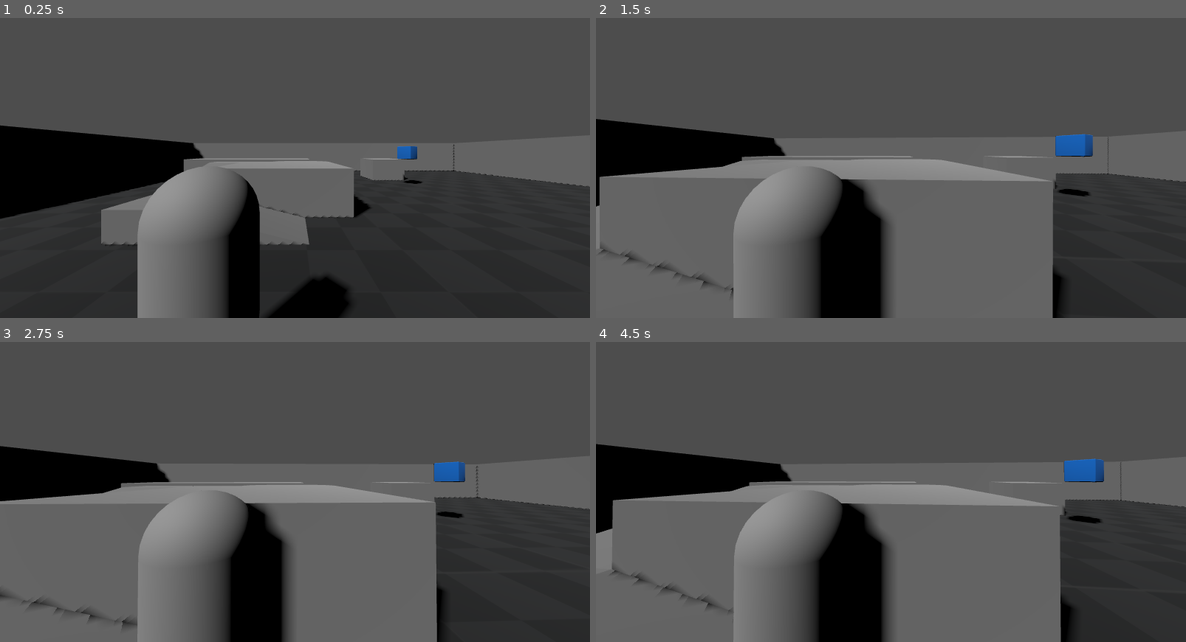
Above: before the commit, frames 1-4 (two rows, left to right).
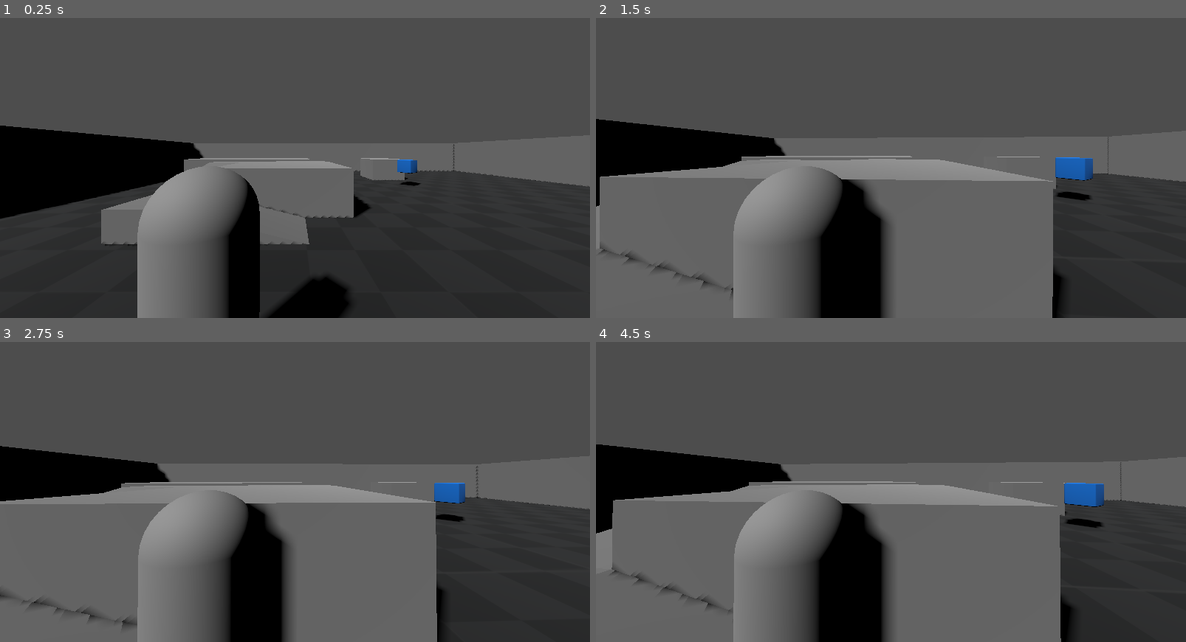
Above: after the commit, the same moments.

Repository: adamvirtualspace-lab/gravity-player
Game: Godot game, scene res://game/player/levels/level_player_test.tscn
Two runs of this game, one before a commit and one after it. Both use one fixed random seed, a clock stepped at 60 frames per second and the inputs below.
Inputs (mouse positions are in pixels of both pictures, inside the frame that each line leads up to):
- Up to frame 1 (0.25 s): no input
- Up to frame 2 (1.5 s): move the mouse to (920, 150) at 0.52 s; hold W (MoveForward) from 0.53 s (still down); move the mouse to (861, 153) at 1.27 s
- Up to frame 3 (2.75 s): keep holding W (MoveForward); tap Enter at 2 s; move the mouse to (306, 471) at 2.02 s
- Up to frame 4 (4.5 s): keep holding W (MoveForward); tap Space at 2.75, 4.25 s; move the mouse to (885, 483) at 2.77 s; tap Enter at 3.5 s; move the mouse to (932, 480) at 3.52 s; move the mouse to (843, 474) at 4.27 s

The runs differ from the first frame. In frame 1, 0.5% of the frame differs, in the area x 0-100%, y 35-76%; in frame 2, 1.2%; in frame 3, 0.9%; in frame 4, 1.4%, in the area x 0-100%, y 33-100%.

Commit message:
Tries Simulate physics

Diff:
--- a/game/player/levels/level_player_test.tscn
+++ b/game/player/levels/level_player_test.tscn
@@ -15,9 +15,6 @@
 
 [sub_resource type="ConcavePolygonShape3D" id="ConcavePolygonShape3D_0iibd"]
 data = PackedVector3Array(1, -1, 0, 1, 0, 1, 1, 0, 0, 0, 0, 1, 0, -1, 0, 0, 0, 0, 0, 0, 1, 0, 0, 0, 1, 0, 0, 1, 0, 1, 0, 0, 1, 1, 0, 0, 0, 0, 0, 0, -1, 0, 1, -1, 0, 1, 0, 0, 0, 0, 0, 1, -1, 0, 0, -1, 0, 1, 0, 1, 1, -1, 0, 0, 0, 1, 1, 0, 1, 0, -1, 0)
-
-[sub_resource type="PhysicsMaterial" id="PhysicsMaterial_14i2g"]
-bounce = 0.2
 
 [sub_resource type="BoxShape3D" id="BoxShape3D_14i2g"]
 
@@ -107,15 +104,11 @@
 shape = SubResource("ConcavePolygonShape3D_0iibd")
 
 [node name="SM_ChamferCube3" parent="ThirdPersonMap_Meshes" index="4" unique_id=982378669]
-transform = Transform3D(0.5, 0.86602545, 0, 0, 0, 1, 0.86602545, -0.50000006, 0, 5.5, 2.6404037, 23.4)
-
-[node name="StaticBody3D" type="RigidBody3D" parent="ThirdPersonMap_Meshes/SM_ChamferCube3" index="0" unique_id=248613706]
-disable_mode = 2
-physics_material_override = SubResource("PhysicsMaterial_14i2g")
-can_sleep = false
-freeze_mode = 1
-
-[node name="CollisionShape3D" type="CollisionShape3D" parent="ThirdPersonMap_Meshes/SM_ChamferCube3/StaticBody3D" unique_id=1479496166]
+transform = Transform3D(0.5, 0.86602545, 0, 0, 0, 1, 0.86602545, -0.50000006, 0, 5.5, 1.5710404, 23.4)
+
+[node name="RigidBody3D" type="RigidBody3D" parent="ThirdPersonMap_Meshes/SM_ChamferCube3" index="0" unique_id=2111642884]
+
+[node name="CollisionShape3D" type="CollisionShape3D" parent="ThirdPersonMap_Meshes/SM_ChamferCube3/RigidBody3D" unique_id=1567927553]
 shape = SubResource("BoxShape3D_14i2g")
 
 [node name="SM_Cube6" parent="ThirdPersonMap_Meshes" index="5" unique_id=473843759]
--- a/project.godot
+++ b/project.godot
@@ -79,4 +79,4 @@
 [rendering]
 
 rendering_device/driver.windows="d3d12"
-anti_aliasing/quality/msaa_3d=2
+anti_aliasing/quality/use_taa=true
